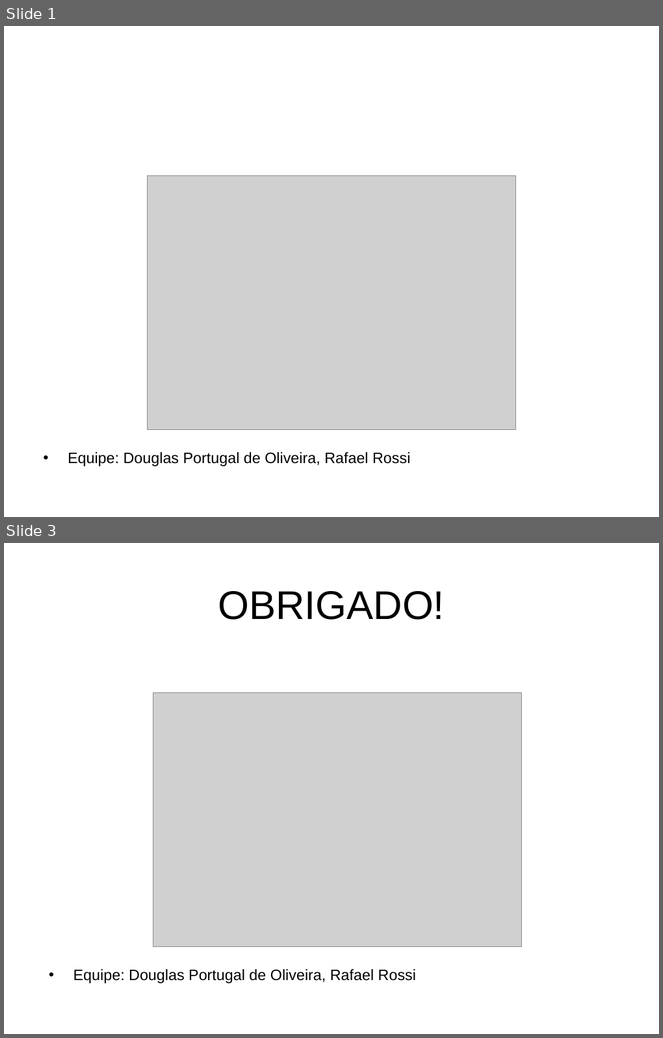
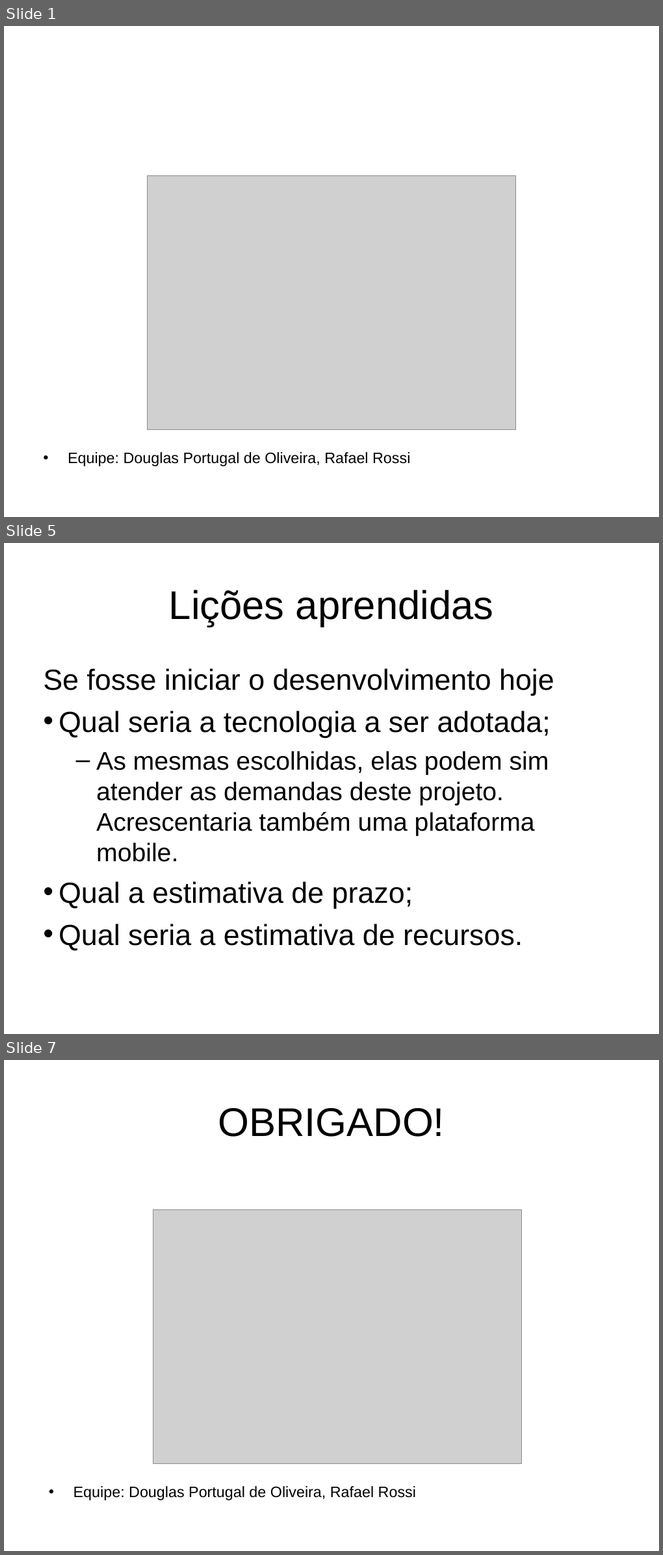
Before and after one commit to rbrossi/projetos-2, a slide deck: Docs/2018-06-25 FONTES e Manual Usuario/Apresentação.ppt. Shown one above the other, each under a label of ours: slides 1 and 3 before the commit, slides 1, 5 and 7 after it; the slides between them are not shown. The pictures are 663x1038 and 663x1555 pixels, drawn with LibreOffice and Linux fonts; fonts in the diff are those of the drawing; grey boxes stand for pictures; background and template pictures are left out. Boxes give left, top, right and bottom in pixels: in the first picture for what was removed or moved away, otherwise in the second. Text is boxed around its words. In the diff, an @@ line names an element or a change of style, - is before the commit and + after.

```diff
--- a/Docs/2018-06-25 FONTES e Manual Usuario/Apresentação.ppt
+++ b/Docs/2018-06-25 FONTES e Manual Usuario/Apresentação.ppt
@@ slide 5 added at [4, 543, 659, 1034], background picture (left out) @@
@@ title added at [169, 590, 494, 627], 44 pt, text #000000 @@
+Lições aprendidas
@@ text added at [43, 668, 555, 951], 32 pt, text #000000 @@
+Se fosse iniciar o desenvolvimento hoje
+• Qual seria a tecnologia a ser adotada;
+  – As mesmas escolhidas, elas podem sim atender as demandas deste projeto. Acrescentaria também uma plataforma mobile.
+• Qual a estimativa de prazo;
+• Qual seria a estimativa de recursos.
@@ what was slide 3 is now slide 7 @@
```
Also in this commit, not shown: 4 other slides added, 1 slide removed, 2 other files.
